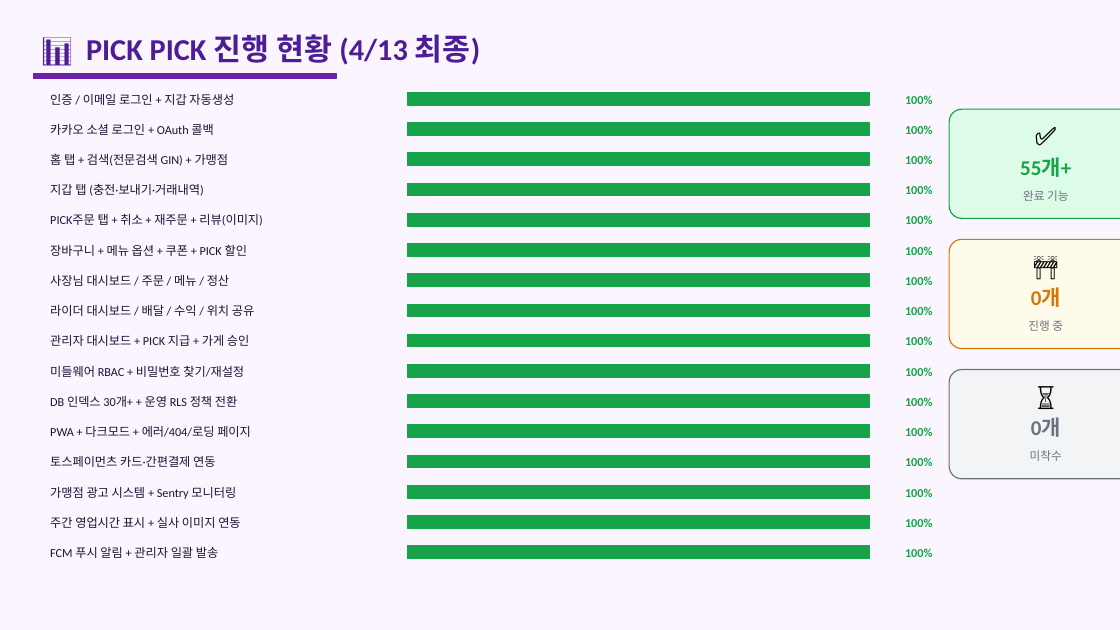
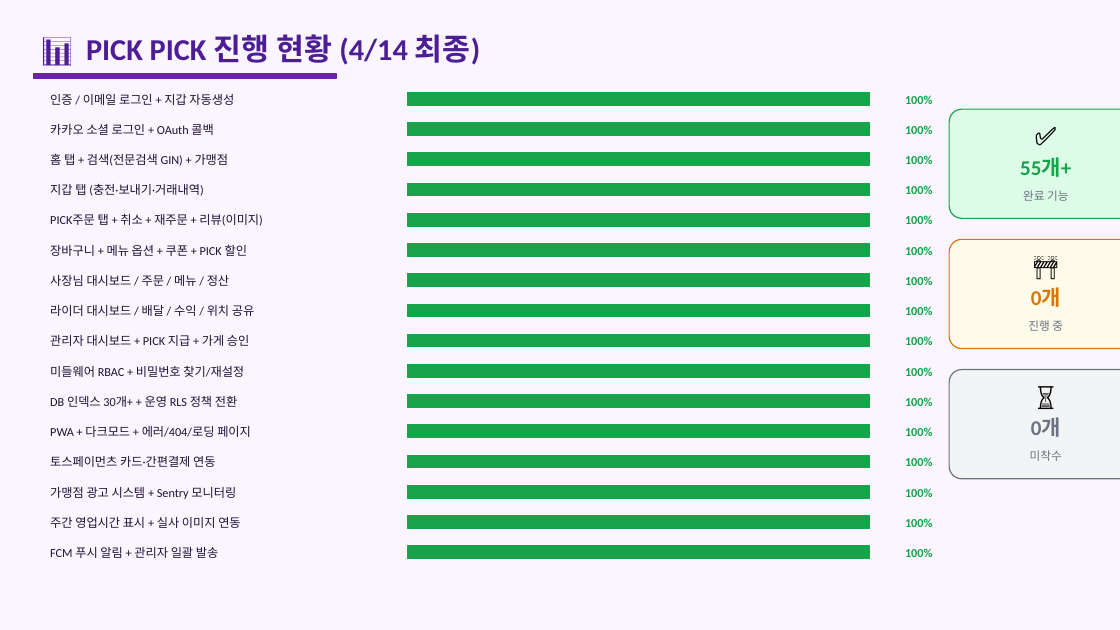
Before and after one commit to skbmh82/PICK-PICK-delivery, a slide deck: slide 2 of PICKPICK_프로젝트현황.pptx. Drawn at 1120x630 pixels with LibreOffice and Linux fonts; fonts in the diff are those of the drawing. Boxes give left, top, right and bottom in pixels: in the first picture for what was removed or moved away, otherwise in the second. Text is boxed around its words. In the diff, an @@ line names an element or a change of style, - is before the commit and + after.

```diff
--- a/PICKPICK_프로젝트현황.pptx
+++ b/PICKPICK_프로젝트현황.pptx
@@ text at [86, 34, 480, 65]: text changed @@
-📊 PICK PICK 진행 현황 (4/13 최종)
+📊 PICK PICK 진행 현황 (4/14 최종)
```
Also in this commit, not shown: 5 other slides changed, 1 slide added, 1 other file.
